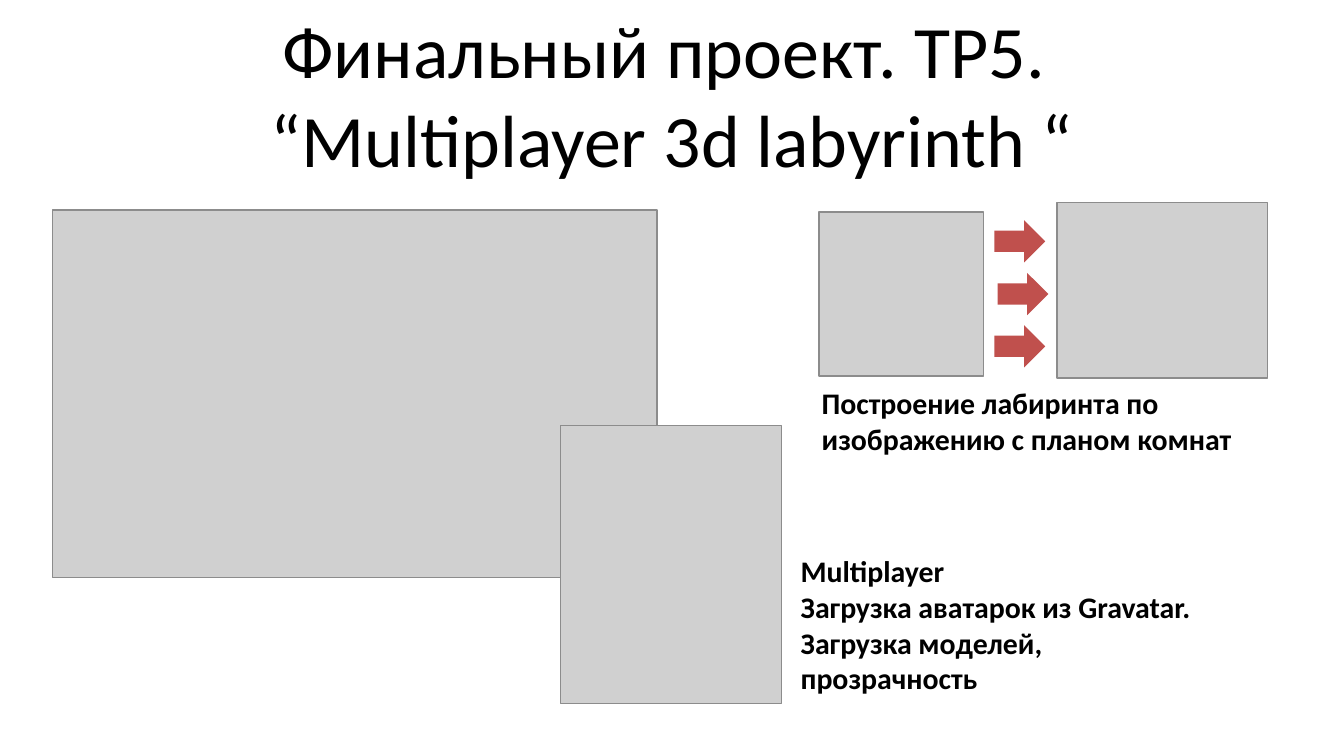
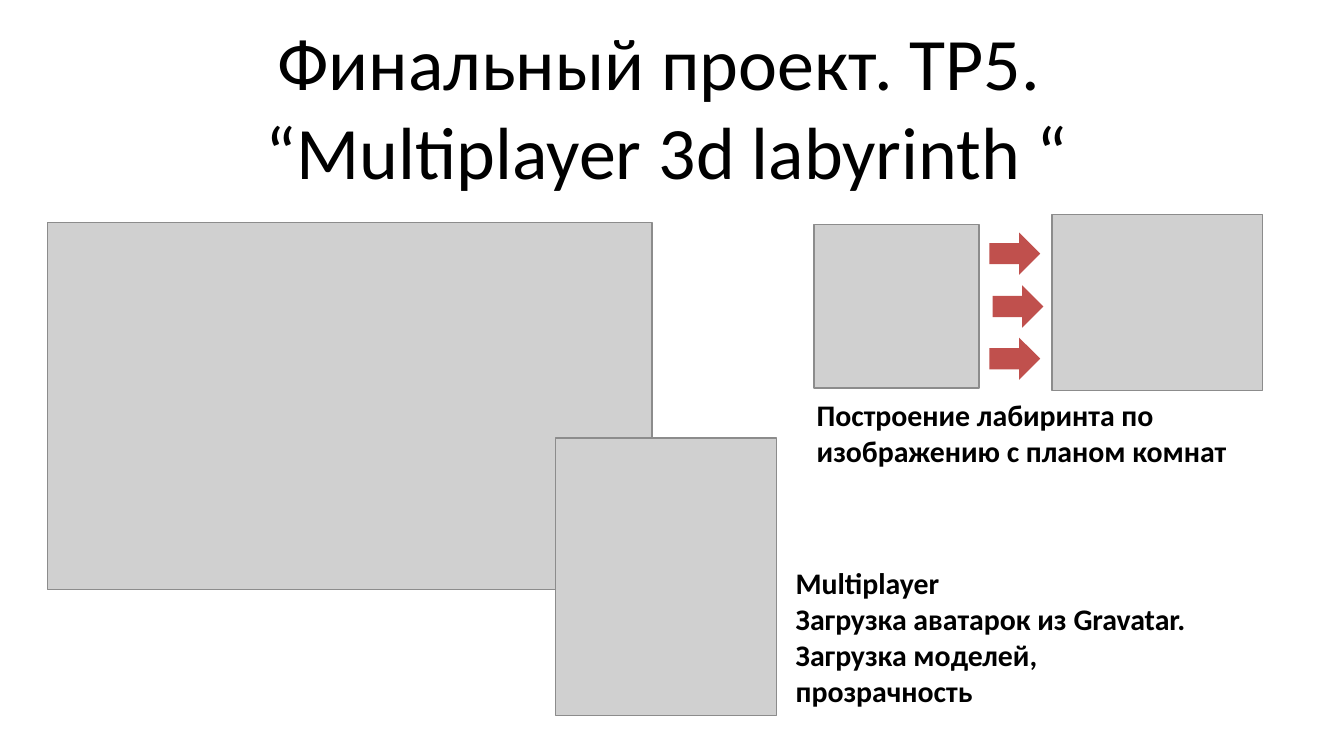
Before and after one commit to TimmPeterson/SUM2024, a slide deck: slide 2 of PRESENTATION/JavaScript.pptx. Drawn at 1344x756 pixels with LibreOffice and Linux fonts; fonts in the diff are those of the drawing; grey boxes stand for pictures. Boxes give left, top, right and bottom in pixels: in the first picture for what was removed or moved away, otherwise in the second. Text is boxed around its words. In the diff, an @@ line names an element or a change of style, - is before the commit and + after.

```diff
--- a/PRESENTATION/JavaScript.pptx
+++ b/PRESENTATION/JavaScript.pptx
@@ picture: place and size @@
-picture at (819,212,984,376)
+picture at (814,225,979,389)
@@ right arrow: place and size @@
-right arrow at (995,220,1046,262)
+right arrow at (989,233,1040,274)
@@ 3 pictures, 2 texts, 2 right arrows, 1 title: place and size @@
-3 pictures, 2 texts, 2 right arrows, 1 title at (52,28,1267,704)
+3 pictures, 2 texts, 2 right arrows, 1 title at (47,40,1262,716)
```
Also in this commit, not shown: 2 other files.
